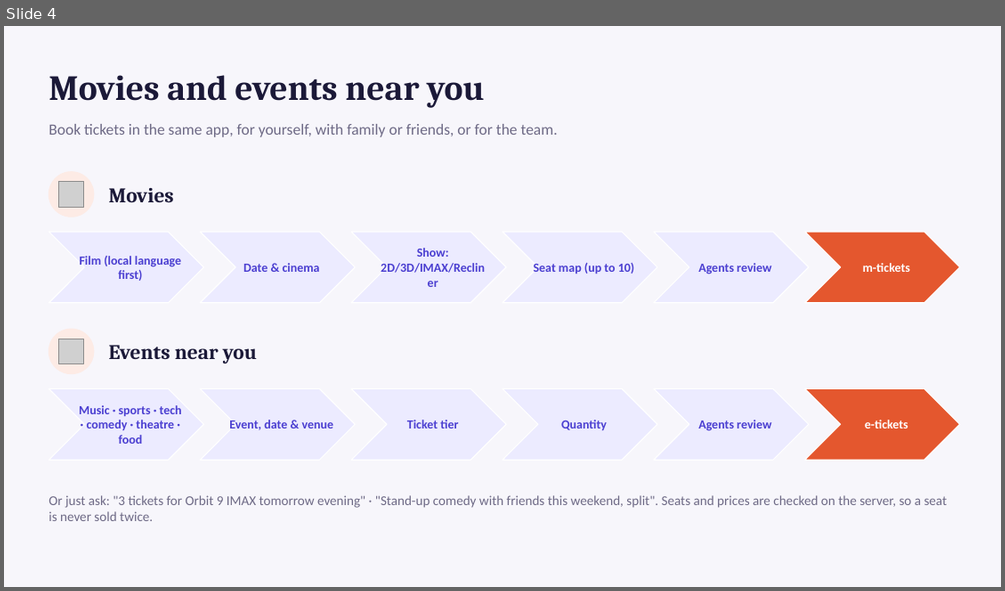
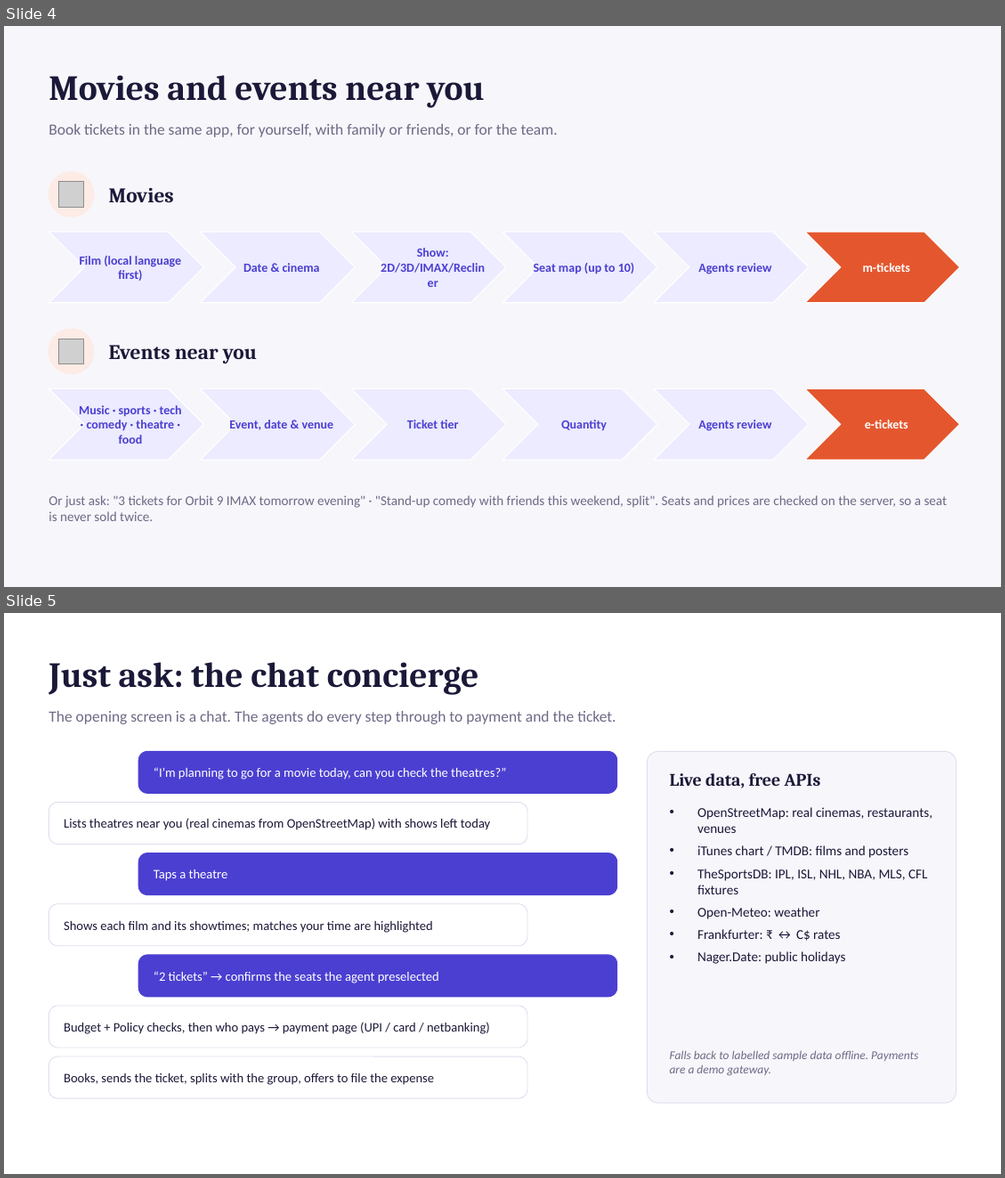
Before and after one commit to madhukambampati/API, a slide deck: entertainment-os/docs/Entertainment-OS-Overview.pptx. Shown one above the other, each under a label of ours: slide 4 before the commit, slides 4 and 5 after it. The pictures are 1005x591 and 1005x1178 pixels, drawn with LibreOffice and Linux fonts; fonts in the diff are those of the drawing; grey boxes stand for pictures. Boxes give left, top, right and bottom in pixels: in the first picture for what was removed or moved away, otherwise in the second. Text is boxed around its words. In the diff, an @@ line names an element or a change of style, - is before the commit and + after.

```diff
--- a/entertainment-os/docs/Entertainment-OS-Overview.pptx
+++ b/entertainment-os/docs/Entertainment-OS-Overview.pptx
@@ slide 5 added at box(4, 613, 1001, 1174), background #FFFFFF @@
@@ text added at box(48, 662, 479, 695), 34 pt, text #1B1938, bold @@
+Just ask: the chat concierge
@@ text added at box(48, 711, 615, 724), 15 pt, text #6E6A86 @@
+The opening screen is a chat. The agents do every step through to payment and the ticket.
@@ rounded rectangle added at box(138, 751, 617, 793), fill #4B3FD1, outline #4B3FD1 0.75 pt @@
@@ text added at box(154, 767, 506, 779), 12.5 pt, text #FFFFFF @@
+“I’m planning to go for a movie today, can you check the theatres?”
@@ rounded rectangle added at box(647, 751, 956, 1103), fill #F7F6FB, outline #E0DDEE 0.75 pt @@
@@ text added at box(670, 773, 821, 788), 17 pt, text #1B1938, bold @@
+Live data, free APIs
@@ rounded rectangle added at box(48, 803, 527, 844), fill #FFFFFF, outline #E0DDEE 0.75 pt @@
@@ text added at box(64, 818, 490, 830), 12.5 pt, text #1B1938 @@
+Lists theatres near you (real cinemas from OpenStreetMap) with shows left today
@@ text added at box(697, 807, 932, 964), 13 pt, text #1B1938 @@
+• OpenStreetMap: real cinemas, restaurants, venues
+• iTunes chart / TMDB: films and posters
+• TheSportsDB: IPL, ISL, NHL, NBA, MLS, CFL fixtures
+• Open-Meteo: weather
+• Frankfurter: ₹ ↔ C$ rates
+• Nager.Date: public holidays
@@ rounded rectangle added at box(138, 853, 617, 895), fill #4B3FD1, outline #4B3FD1 0.75 pt @@
@@ text added at box(154, 869, 228, 881), 12.5 pt, text #FFFFFF @@
+Taps a theatre
@@ rounded rectangle added at box(48, 904, 527, 946), fill #FFFFFF, outline #E0DDEE 0.75 pt @@
@@ text added at box(64, 921, 433, 933), 12.5 pt, text #1B1938 @@
+Shows each film and its showtimes; matches your time are highlighted
@@ rounded rectangle added at box(138, 955, 617, 997), fill #4B3FD1, outline #4B3FD1 0.75 pt @@
@@ text added at box(154, 971, 439, 983), 12.5 pt, text #FFFFFF @@
+“2 tickets” → confirms the seats the agent preselected
@@ rounded rectangle added at box(48, 1005, 527, 1047), fill #FFFFFF, outline #E0DDEE 0.75 pt @@
@@ text added at box(64, 1022, 490, 1034), 12.5 pt, text #1B1938 @@
+Budget + Policy checks, then who pays → payment page (UPI / card / netbanking)
@@ rounded rectangle added at box(48, 1056, 527, 1098), fill #FFFFFF, outline #E0DDEE 0.75 pt @@
@@ text added at box(670, 1050, 918, 1075), 11.5 pt, text #6E6A86, italic @@
+Falls back to labelled sample data offline. Payments are a demo gateway.
@@ text added at box(64, 1073, 434, 1085), 12.5 pt, text #1B1938 @@
+Books, sends the ticket, splits with the group, offers to file the expense
```
Also in this commit, not shown: 3 slides changed, 21 other files.
